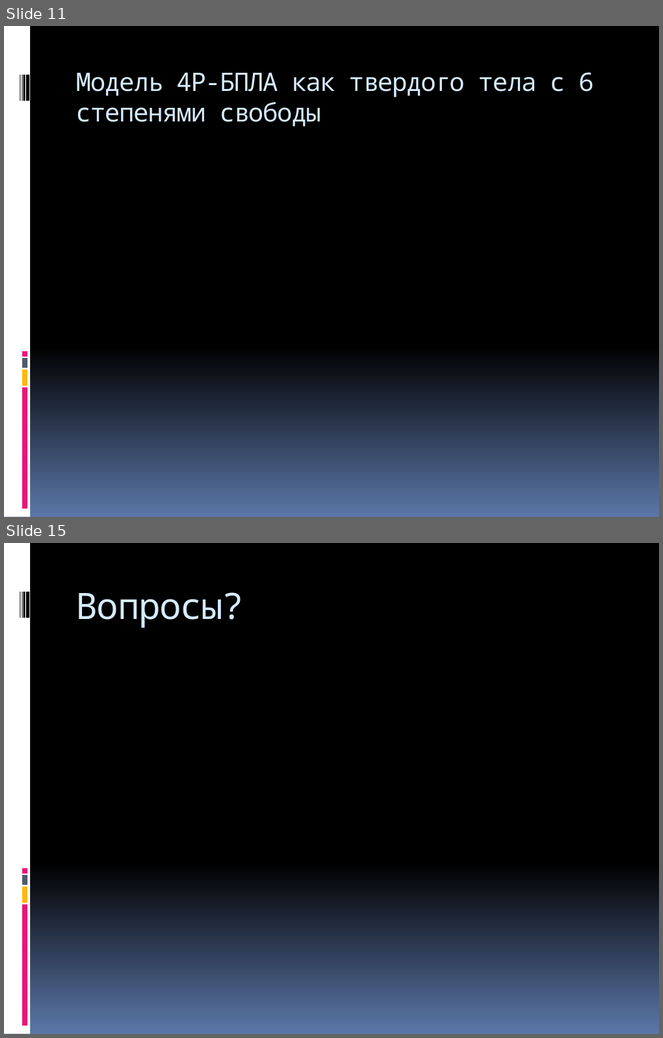
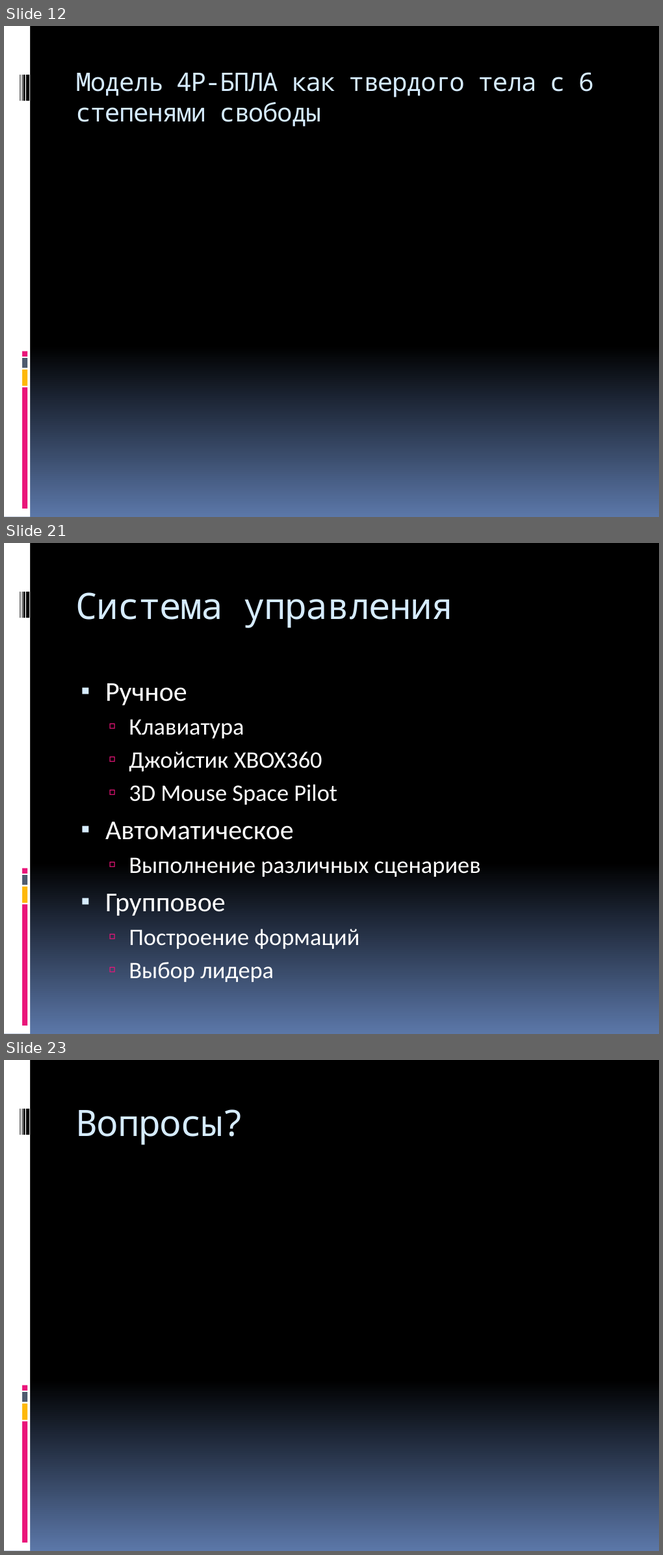
Before and after one commit to yaceq/quadro-xds, a slide deck: Docs/Medias2012.pptx. Shown one above the other, each under a label of ours: slides 11 and 15 before the commit, slides 12, 21 and 23 after it; the slides between them are not shown. The pictures are 663x1038 and 663x1555 pixels, drawn with LibreOffice and Linux fonts; fonts in the diff are those of the drawing. Boxes give left, top, right and bottom in pixels: in the first picture for what was removed or moved away, otherwise in the second. Text is boxed around its words. In the diff, an @@ line names an element or a change of style, - is before the commit and + after.

```diff
--- a/Docs/Medias2012.pptx
+++ b/Docs/Medias2012.pptx
@@ slide 21 added at [4,543,659,1034], background gradient #000000 to #5B77A8; not listed: 9 template elements that a slide beside it also shows @@
@@ title added at [76,592,453,628], 40 pt, text #D6ECFF @@
+Система управления
@@ text added at [105,683,481,982], 26 pt, text #FFFFFF @@
+▪ Ручное
+  ▫ Клавиатура
+  ▫ Джойстик XBOX360
+  ▫ 3D Mouse Space Pilot
+▪ Автоматическое
+  ▫ Выполнение различных сценариев
+▪ Групповое
+  ▫ Построение формаций
+  ▫ Выбор лидера
@@ what was slide 11 is now slide 12 @@
@@ what was slide 15 is now slide 23 @@
```
Also in this commit, not shown: 2 slides changed, 8 other slides added, 1 slide removed, 1 other file.
